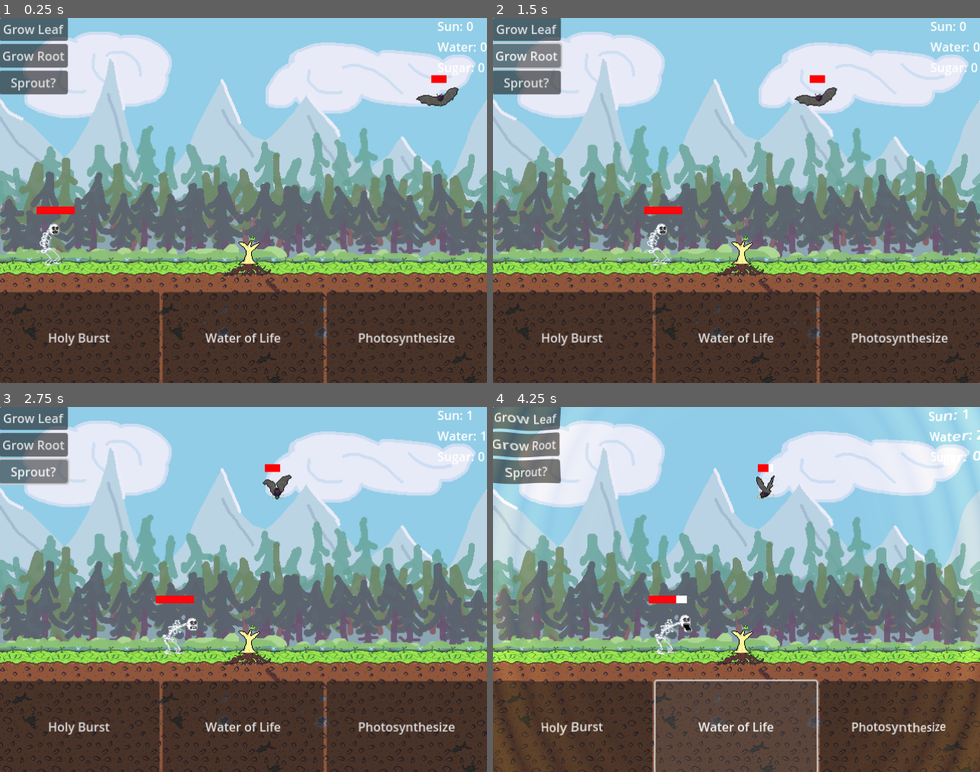
Above: before the commit, frames 1-4 (two rows, left to right).
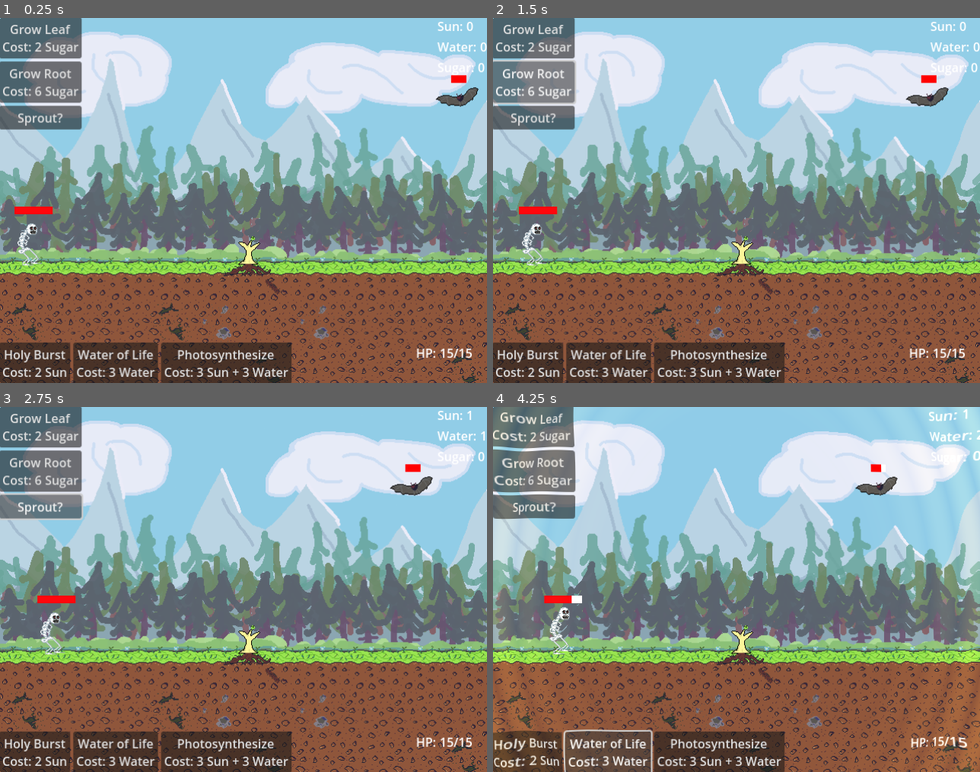
Above: after the commit, the same moments.

Repository: Naneekr/Global-Game-Jam-Vancouver-2023
Game: Godot game, scene res://Scenes/World.tscn
The game is run twice, just before and just after one commit, with the same random seed, the same clock (stepped at 60 frames per second) and the same inputs. The project has no main scene, so this scene is started directly.
Inputs:
- Up to frame 1 (0.25 s): no input
- Up to frame 2 (1.5 s): click "Grow Leaf" (after the commit: "Grow Leaf Cost: 2 Sugar") at 0.5 s; click "Grow Root" (after the commit: "Grow Root Cost: 6 Sugar") at 1.25 s
- Up to frame 3 (2.75 s): click "Sprout?" at 2 s
- Up to frame 4 (4.25 s): click "Holy Burst" (after the commit: "Holy Burst Cost: 2 Sun") at 2.75 s; click "Water of Life" (after the commit: "Water of Life Cost: 3 Water") at 3.5 s

The runs differ from the first frame. In frame 1, 23% of the frame differs, in the area x 0-100%, y 0-100%; in frame 2, 24%; in frame 3, 24%; in frame 4, 23%.

Commit message:
Hooked up enemy damage signals. Added health counter

Diff:
--- a/GGJV23_Roots/Scenes/PlayerController.tscn
+++ b/GGJV23_Roots/Scenes/PlayerController.tscn
@@ -144,14 +144,16 @@
 
 [node name="Button" type="Button" parent="MainControl/UpgradeMenu/MarginContainer"]
 layout_mode = 2
-text = "Grow Leaf"
+text = "Grow Leaf
+Cost: 2 Sugar"
 
 [node name="MarginContainer2" type="MarginContainer" parent="MainControl/UpgradeMenu"]
 layout_mode = 2
 
 [node name="Button" type="Button" parent="MainControl/UpgradeMenu/MarginContainer2"]
 layout_mode = 2
-text = "Grow Root"
+text = "Grow Root
+Cost: 6 Sugar"
 
 [node name="MarginContainer3" type="MarginContainer" parent="MainControl/UpgradeMenu"]
 layout_mode = 2
@@ -160,7 +162,7 @@
 layout_mode = 2
 text = "Sprout?"
 
-[node name="VBoxContainer" type="VBoxContainer" parent="MainControl"]
+[node name="ResourceUI" type="VBoxContainer" parent="MainControl"]
 layout_mode = 1
 anchors_preset = 1
 anchor_left = 1.0
@@ -169,72 +171,101 @@
 offset_bottom = 40.0
 grow_horizontal = 0
 
-[node name="HBoxContainer" type="HBoxContainer" parent="MainControl/VBoxContainer"]
-layout_mode = 2
-
-[node name="Label" type="Label" parent="MainControl/VBoxContainer/HBoxContainer"]
+[node name="HBoxContainer" type="HBoxContainer" parent="MainControl/ResourceUI"]
+layout_mode = 2
+
+[node name="Label" type="Label" parent="MainControl/ResourceUI/HBoxContainer"]
 layout_mode = 2
 text = "Sun:"
 
-[node name="Label2" type="Label" parent="MainControl/VBoxContainer/HBoxContainer"]
+[node name="Label2" type="Label" parent="MainControl/ResourceUI/HBoxContainer"]
 layout_mode = 2
 text = "0"
 
-[node name="HBoxContainer2" type="HBoxContainer" parent="MainControl/VBoxContainer"]
-layout_mode = 2
-
-[node name="Label" type="Label" parent="MainControl/VBoxContainer/HBoxContainer2"]
+[node name="HBoxContainer2" type="HBoxContainer" parent="MainControl/ResourceUI"]
+layout_mode = 2
+
+[node name="Label" type="Label" parent="MainControl/ResourceUI/HBoxContainer2"]
 layout_mode = 2
 text = "Water:"
 
-[node name="Label2" type="Label" parent="MainControl/VBoxContainer/HBoxContainer2"]
+[node name="Label2" type="Label" parent="MainControl/ResourceUI/HBoxContainer2"]
 layout_mode = 2
 text = "0"
 
-[node name="HBoxContainer3" type="HBoxContainer" parent="MainControl/VBoxContainer"]
-layout_mode = 2
-
-[node name="Label" type="Label" parent="MainControl/VBoxContainer/HBoxContainer3"]
+[node name="HBoxContainer3" type="HBoxContainer" parent="MainControl/ResourceUI"]
+layout_mode = 2
+
+[node name="Label" type="Label" parent="MainControl/ResourceUI/HBoxContainer3"]
 layout_mode = 2
 text = "Sugar:"
 
-[node name="Label2" type="Label" parent="MainControl/VBoxContainer/HBoxContainer3"]
+[node name="Label2" type="Label" parent="MainControl/ResourceUI/HBoxContainer3"]
 layout_mode = 2
 text = "0"
 
-[node name="HBoxContainer" type="HBoxContainer" parent="MainControl"]
-layout_mode = 1
-anchors_preset = 12
+[node name="ActionMenu" type="VBoxContainer" parent="MainControl"]
+layout_mode = 1
+anchors_preset = 2
 anchor_top = 1.0
-anchor_right = 1.0
-anchor_bottom = 1.0
-offset_top = -120.0
-grow_horizontal = 2
+anchor_bottom = 1.0
+offset_top = -54.0
+offset_right = 383.0
 grow_vertical = 0
 
-[node name="MarginContainer" type="MarginContainer" parent="MainControl/HBoxContainer"]
+[node name="HBoxContainer" type="HBoxContainer" parent="MainControl/ActionMenu"]
+layout_mode = 2
+
+[node name="MarginContainer" type="MarginContainer" parent="MainControl/ActionMenu/HBoxContainer"]
 layout_mode = 2
 size_flags_horizontal = 3
 
-[node name="Button" type="Button" parent="MainControl/HBoxContainer/MarginContainer"]
-layout_mode = 2
-text = "Holy Burst"
-
-[node name="MarginContainer2" type="MarginContainer" parent="MainControl/HBoxContainer"]
+[node name="Button" type="Button" parent="MainControl/ActionMenu/HBoxContainer/MarginContainer"]
+layout_mode = 2
+text = "Holy Burst
+Cost: 2 Sun"
+
+[node name="MarginContainer2" type="MarginContainer" parent="MainControl/ActionMenu/HBoxContainer"]
 layout_mode = 2
 size_flags_horizontal = 3
 
-[node name="Button" type="Button" parent="MainControl/HBoxContainer/MarginContainer2"]
-layout_mode = 2
-text = "Water of Life"
-
-[node name="MarginContainer3" type="MarginContainer" parent="MainControl/HBoxContainer"]
+[node name="Button" type="Button" parent="MainControl/ActionMenu/HBoxContainer/MarginContainer2"]
+layout_mode = 2
+text = "Water of Life
+Cost: 3 Water"
+
+[node name="MarginContainer3" type="MarginContainer" parent="MainControl/ActionMenu/HBoxContainer"]
 layout_mode = 2
 size_flags_horizontal = 3
 
-[node name="Button" type="Button" parent="MainControl/HBoxContainer/MarginContainer3"]
-layout_mode = 2
-text = "Photosynthesize"
+[node name="Button" type="Button" parent="MainControl/ActionMenu/HBoxContainer/MarginContainer3"]
+layout_mode = 2
+text = "Photosynthesize
+Cost: 3 Sun + 3 Water"
+
+[node name="HPBox" type="MarginContainer" parent="MainControl"]
+layout_mode = 1
+anchors_preset = -1
+anchor_left = 1.0
+anchor_top = 1.0
+anchor_right = 1.0
+anchor_bottom = 1.0
+offset_left = -60.0
+offset_top = -60.0
+offset_right = -20.0
+offset_bottom = -20.0
+grow_horizontal = 0
+grow_vertical = 0
+
+[node name="HBoxContainer" type="HBoxContainer" parent="MainControl/HPBox"]
+layout_mode = 2
+
+[node name="Label" type="Label" parent="MainControl/HPBox/HBoxContainer"]
+layout_mode = 2
+text = "HP:"
+
+[node name="Label2" type="Label" parent="MainControl/HPBox/HBoxContainer"]
+layout_mode = 2
 
 [node name="Panel" parent="MainControl" instance=ExtResource("2_37rld")]
 material = SubResource("ShaderMaterial_vbukx")
@@ -250,6 +281,6 @@
 [connection signal="pressed" from="MainControl/UpgradeMenu/MarginContainer/Button" to="." method="_on_growleaf_button_pressed"]
 [connection signal="pressed" from="MainControl/UpgradeMenu/MarginContainer2/Button" to="." method="_on_grow_root_button_pressed"]
 [connection signal="pressed" from="MainControl/UpgradeMenu/MarginContainer3/Button" to="." method="_on_grow_tree_button_pressed"]
-[connection signal="pressed" from="MainControl/HBoxContainer/MarginContainer/Button" to="." method="_on_hb_button_pressed"]
-[connection signal="pressed" from="MainControl/HBoxContainer/MarginContainer2/Button" to="." method="_on_wh_button_pressed"]
-[connection signal="pressed" from="MainControl/HBoxContainer/MarginContainer3/Button" to="." method="_on_sg_button_pressed"]
+[connection signal="pressed" from="MainControl/ActionMenu/HBoxContainer/MarginContainer/Button" to="." method="_on_hb_button_pressed"]
+[connection signal="pressed" from="MainControl/ActionMenu/HBoxContainer/MarginContainer2/Button" to="." method="_on_wh_button_pressed"]
+[connection signal="pressed" from="MainControl/ActionMenu/HBoxContainer/MarginContainer3/Button" to="." method="_on_sg_button_pressed"]
--- a/GGJV23_Roots/Scenes/World.tscn
+++ b/GGJV23_Roots/Scenes/World.tscn
@@ -81,5 +81,7 @@
 volume_db = -6.0
 
 [connection signal="frame_changed" from="Day_Background" to="Day_Background" method="_on_frame_changed"]
+[connection signal="enemy_attack" from="Skele" to="PlayerController" method="_on_enemy_attack"]
+[connection signal="enemy_attack" from="Bat" to="PlayerController" method="_on_enemy_attack"]
 [connection signal="holy_burst" from="PlayerController" to="Skele" method="_on_holy_burst"]
 [connection signal="holy_burst" from="PlayerController" to="Bat" method="_on_holy_burst"]
--- a/GGJV23_Roots/Scripts/Bat_AI.gd
+++ b/GGJV23_Roots/Scripts/Bat_AI.gd
@@ -2,8 +2,8 @@
 
 const MAX_HP = 40
 
-var move_speed = 2
-var attack_damage = 2
+var move_speed = 0.4
+var attack_damage = 1
 var current_hp = 40
 var holy_stacks = 0
 
@@ -65,7 +65,7 @@
 	anim.play("Attack")
 
 func _send_attack_signal():
-	emit_signal("enemy_attack")
+	emit_signal("enemy_attack", attack_damage)
 
 func _on_holy_burst(_level):
 	holy_stacks += 1
--- a/GGJV23_Roots/Scripts/Enemy_AI.gd
+++ b/GGJV23_Roots/Scripts/Enemy_AI.gd
@@ -2,7 +2,7 @@
 
 const MAX_HP = 100
 
-var move_speed = 2
+var move_speed = 0.2
 var attack_damage = 2
 var current_hp = 100
 var holy_stacks = 0
@@ -10,6 +10,8 @@
 var target_dir = Vector2(12800,0)
 var flipped = false
 var attacking = false
+var attack_distance = 250
+var travel_distance = 0
 
 var mat: ShaderMaterial
 var dissolve_amount = 1
@@ -47,12 +49,20 @@
 
 func _chase():
 	attacking = false
-	translate(Vector2(move_speed*(signf(target_dir.x)),0))
-	target_dir.x = target_dir.x - self.position.x
-	if flipped: sprite.set_flip_h(true)
-	else: sprite.set_flip_h(false)
+
+	var movement = move_speed*(signf(target_dir.x))
+	translate(Vector2(movement,0))
+	travel_distance += abs(movement)
+
+	if flipped:
+		sprite.set_flip_h(true)
+	else:
+		sprite.set_flip_h(false)
+
 	anim.play("Move")
-	if target_dir.x < 5 : _attack()
+
+	if travel_distance >= attack_distance :
+		_attack()
 
 
 func _attack():
--- a/GGJV23_Roots/Scripts/player_controller.gd
+++ b/GGJV23_Roots/Scripts/player_controller.gd
@@ -15,11 +15,11 @@
 
 #Tree stats
 var size_level            = 0
-var max_hp                = 10
+var max_hp                = 15
 var current_leaves        = 1
 var current_total_roots   = 1
 var current_active_roots  = 1
-var current_hp            = 10
+var current_hp            = 15
 var current_water         = 0
 var current_sun           = 0
 var current_sugar         = 0
@@ -41,6 +41,7 @@
 	TREE_SIZES[size_level].visible = true
 	toggle_leaves()
 	toggle_roots()
+	update_ui()
 
 func _process(delta):
 	progress_to_tick += delta
@@ -60,9 +61,10 @@
 		root_vis[size_level][i].visible = true
 
 func update_ui():
-	$MainControl/VBoxContainer/HBoxContainer/Label2.text = str(current_sun)
-	$MainControl/VBoxContainer/HBoxContainer2/Label2.text = str(current_water)
-	$MainControl/VBoxContainer/HBoxContainer3/Label2.text = str(current_sugar)
+	$MainControl/ResourceUI/HBoxContainer/Label2.text = str(current_sun)
+	$MainControl/ResourceUI/HBoxContainer2/Label2.text = str(current_water)
+	$MainControl/ResourceUI/HBoxContainer3/Label2.text = str(current_sugar)
+	$MainControl/HPBox/HBoxContainer/Label2.text = str(current_hp) + "/" + str(max_hp)
 
 #Signal Callbacks
 ##Basic buttons
@@ -89,8 +91,17 @@
 
 ##Advanced Attacks
 func _on_ls_button_pressed():
-	current_leaves -= 1
-	#Shoot leaf...
+	if current_leaves > 1 && current_sugar > 0:
+		current_leaves -= 1
+		current_sugar -= 1
+		update_ui()
+		#Shoot leaf...
+
+func _on_rw_button_pressed():
+	if current_active_roots > 0 && current_sugar > 1:
+		current_active_roots -= 1
+		current_sugar -= 2
+		#Make root wall...
 
 ##Upgrades
 func _on_growleaf_button_pressed():
@@ -113,6 +124,7 @@
 
 func _on_enemy_attack(damage):
 	current_hp -= damage
+	update_ui()
 
 	if current_hp < damage:
 		pass #gameover
